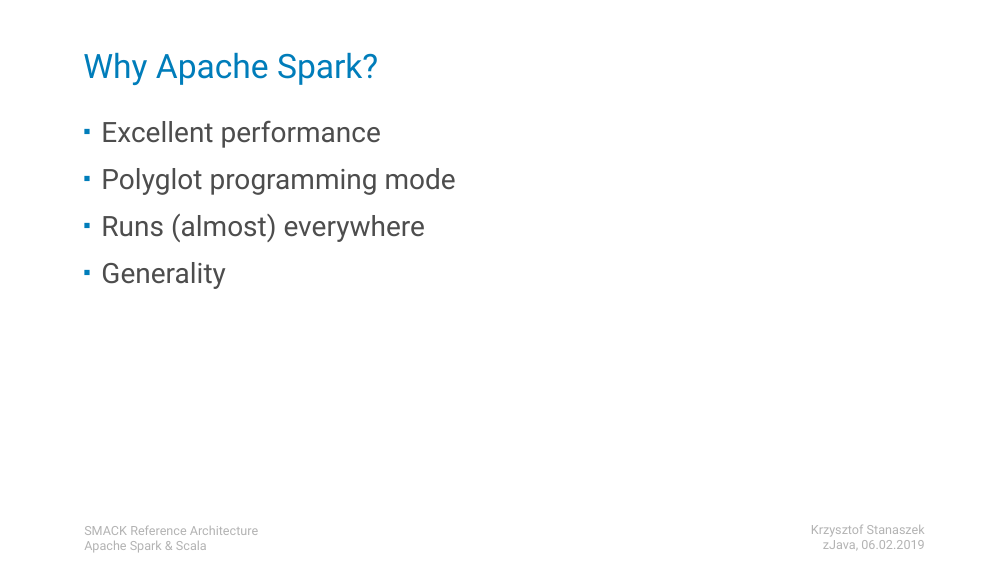
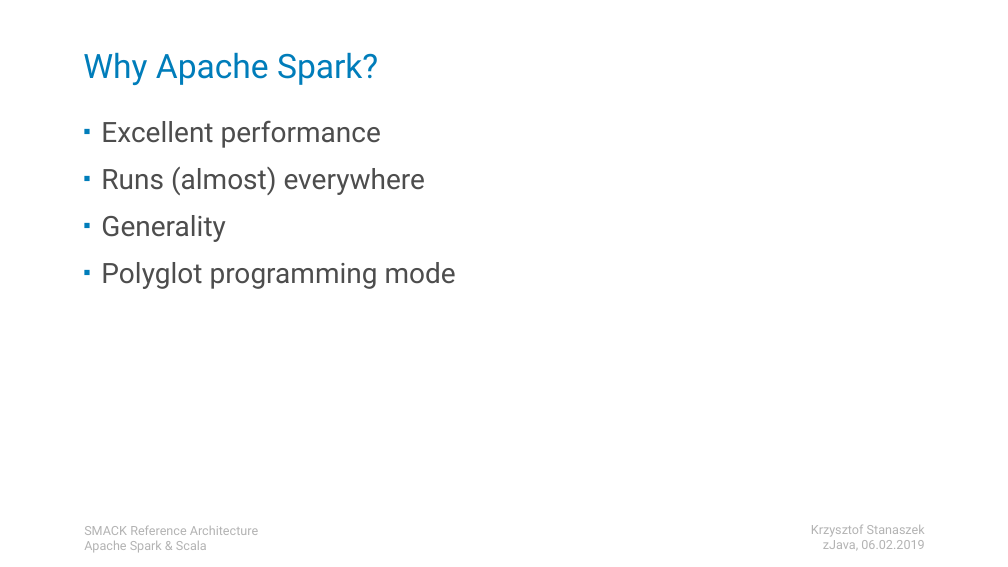
Before and after one commit to kstanaszek/SparkAndScalaInTandem, a slide deck: slide 5 of src/main/resources/slides.pptx. Drawn at 1008x567 pixels with LibreOffice and Linux fonts; fonts in the diff are those of the drawing. Boxes give left, top, right and bottom in pixels: in the first picture for what was removed or moved away, otherwise in the second. Text is boxed around its words. In the diff, an @@ line names an element or a change of style, - is before the commit and + after.

```diff
--- a/src/main/resources/slides.pptx
+++ b/src/main/resources/slides.pptx
@@ text at <box>101,168,456,195</box>: paragraph removed @@
-▪ Polyglot programming mode
@@ text at <box>101,262,456,289</box>: paragraph added @@
+▪ Polyglot programming mode
```
Also in this commit, not shown: 2 other slides changed, 1 slide added.
